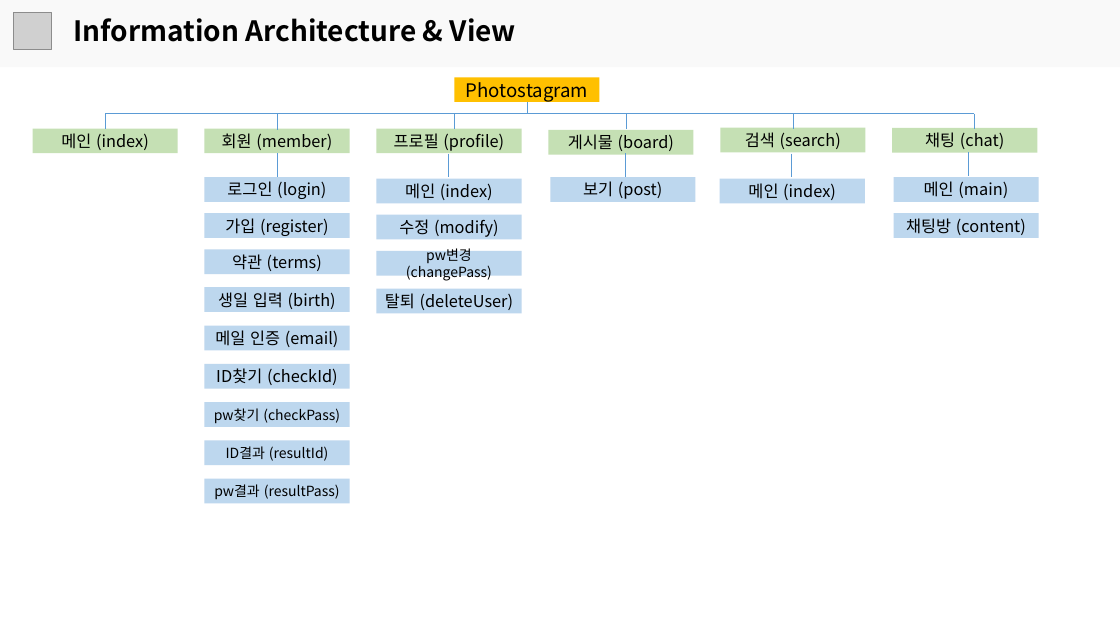
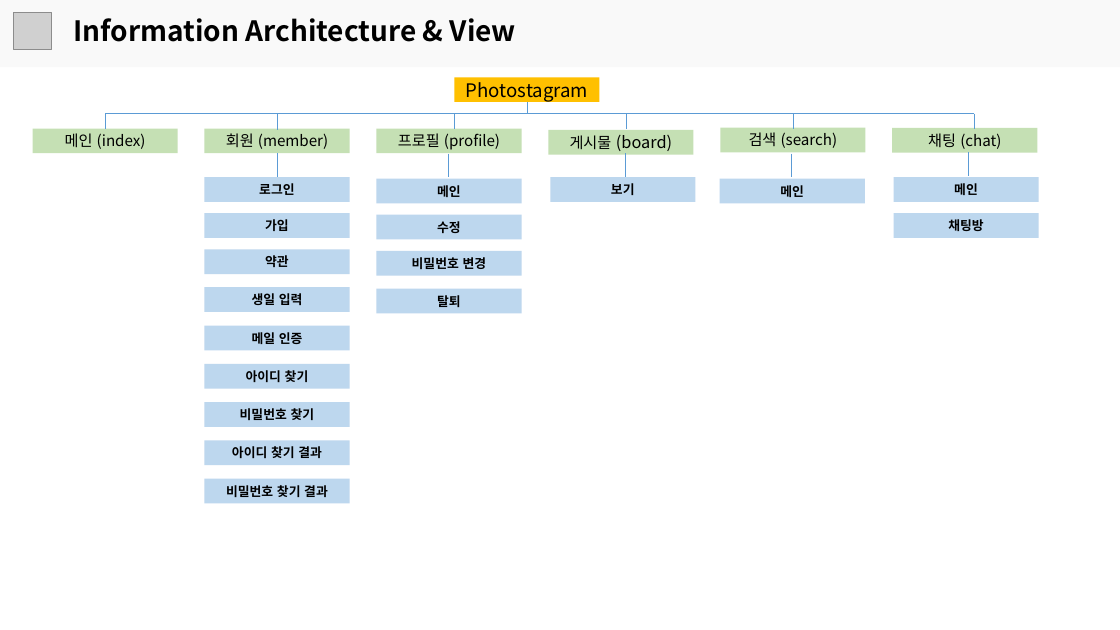
Before and after one commit to JGwanghou/Photostagram_, a slide deck: slide 7 of 프로젝트 발표 보고서.pptx. Drawn at 1120x630 pixels with LibreOffice and Linux fonts; fonts in the diff are those of the drawing; grey boxes stand for pictures. Boxes give left, top, right and bottom in pixels: in the first picture for what was removed or moved away, otherwise in the second. Text is boxed around its words. In the diff, an @@ line names an element or a change of style, - is before the commit and + after.

Commit message:
0508 PPT

```diff
--- a/프로젝트 발표 보고서.pptx
+++ b/프로젝트 발표 보고서.pptx
@@ rectangle "게시물 (board)" at box(549, 130, 694, 155): size 14 to 13 pt in "게시물" @@
@@ size 14 to 13 pt in 5 elements at box(33, 129, 178, 153), box(204, 129, 350, 153), box(376, 129, 522, 153), box(892, 128, 1038, 152), box(721, 128, 866, 152) @@
@@ text in rectangle at box(259, 183, 294, 195): text changed; size 14 to 11 pt; font Noto Sans CJK KR to Arial; bold on @@
-로그인 (login)
+로그인
@@ text in rectangle at box(437, 185, 461, 197): text changed; size 14 to 11 pt; font Noto Sans CJK KR to Arial; bold on @@
-메인 (index)
+메인
@@ text in rectangle at box(611, 183, 635, 195): text changed; size 14 to 11 pt; font Noto Sans CJK KR to Arial; bold on @@
-보기 (post)
+보기
@@ text in rectangle at box(780, 185, 804, 197): text changed; size 14 to 11 pt; font Noto Sans CJK KR to Arial; bold on @@
-메인 (index)
+메인
@@ text in rectangle at box(954, 183, 978, 195): text changed; size 14 to 11 pt; font Noto Sans CJK KR to Arial; bold on @@
-메인 (main)
+메인
@@ text in rectangle at box(265, 219, 289, 231): text changed; size 14 to 11 pt; font Noto Sans CJK KR to Arial; bold on @@
-가입 (register)
+가입
@@ text in rectangle at box(437, 221, 461, 233): text changed; size 14 to 11 pt; font Noto Sans CJK KR to Arial; bold on @@
-수정 (modify)
+수정
@@ text in rectangle at box(948, 219, 983, 231): text changed; size 14 to 11 pt; font Noto Sans CJK KR to Arial; bold on @@
-채팅방 (content)
+채팅방
@@ text in rectangle at box(265, 255, 289, 267): text changed; size 14 to 11 pt; font Noto Sans CJK KR to Arial; bold on @@
-약관 (terms)
+약관
@@ text in rectangle at box(412, 257, 487, 269): text changed; size 12 to 11 pt; font Noto Sans CJK KR to Arial; bold on @@
-pw변경(changePass)
+비밀번호 변경
@@ text in rectangle at box(252, 293, 303, 305): text changed; size 14 to 11 pt; font Noto Sans CJK KR to Arial; bold on @@
-생일 입력 (birth)
+생일 입력
@@ text in rectangle at box(437, 295, 461, 307): text changed; size 14 to 11 pt; font Noto Sans CJK KR to Arial; bold on @@
-탈퇴 (deleteUser)
+탈퇴
@@ text in rectangle at box(252, 332, 303, 344): text changed; size 14 to 11 pt; font Noto Sans CJK KR to Arial; bold on @@
-메일 인증 (email)
+메일 인증
@@ text in rectangle at box(246, 370, 309, 383): text changed; size 14 to 11 pt; font Noto Sans CJK KR to Arial; bold on @@
-ID찾기 (checkId)
+아이디 찾기
@@ text in rectangle at box(240, 408, 315, 420): text changed; size 12 to 11 pt; font Noto Sans CJK KR to Arial; bold on @@
-pw찾기 (checkPass)
+비밀번호 찾기
@@ text in rectangle at box(232, 446, 322, 458): text changed; size 12 to 11 pt; font Noto Sans CJK KR to Arial; bold on @@
-ID결과 (resultId)
+아이디 찾기 결과
@@ text in rectangle at box(226, 485, 328, 497): text changed; size 12 to 11 pt; font Noto Sans CJK KR to Arial; bold on @@
-pw결과 (resultPass)
+비밀번호 찾기 결과
```
Also in this commit, not shown: 5 other slides changed, 5 slides added.
